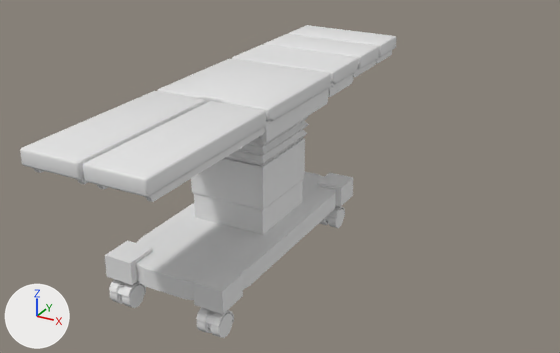
The FBX model FleshBois/Assets/Art_Assets/Meshes/SM_OperationTable.fbx as it was, and as the next commit left it.
One viewpoint serves both versions: a 50 mm lens placed at (1.72, -2.79, 1.84), pointed at (0.12, 0.12, 0.38). The axes (+X, +Y, +Z) are drawn at lower left. The lights are the same throughout.

Objects in the first picture: 'CasterWheel01', 'CasterWheel02', 'Op_Table-Leg1', 'Op_Table-Leg2', 'Op_Table-Main', 'Op_Table-Torso1', 'Op_Table-Torso2', 'Op_Table-Torso3'.
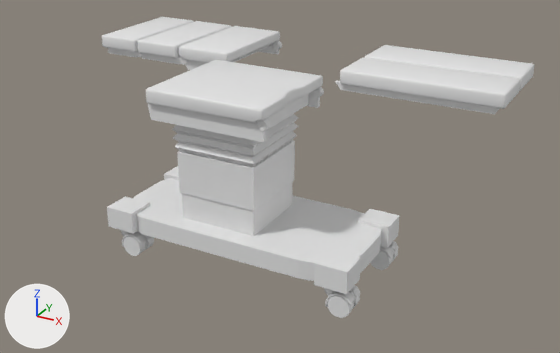
The change in detail:
In object 'Op_Table-Leg2' (ob_op_table_leg2), parent is no longer ob_op_table_main.
Object 'Op_Table-Leg2' (ob_op_table_leg2) moves from (14.21, 77.75, 24.19) to (0.255, 0.803, 0.777).
Object 'Op_Table-Leg2' (ob_op_table_leg2) turns from (0, 0, 0) to (90, 0, 90) degrees about x, y and z.
Object 'Op_Table-Leg2' (ob_op_table_leg2) is rescaled from (1.0, 1.0, 1.0) to (0.01, 0.01, 0.01).
Object 'Op_Table-Main' (ob_op_table_main) turns from (90, 0, 0) to (90, 0, 90) degrees about x, y and z.
In object 'Op_Table-Torso1' (ob_op_table_torso1), parent is no longer ob_op_table_main.
Object 'Op_Table-Torso1' (ob_op_table_torso1) moves from (0.0, 77.77, -34.71) to (-0.334, 0.661, 0.778).
Object 'Op_Table-Torso1' (ob_op_table_torso1) turns from (0, 0, 0) to (90, 0, 90) degrees about x, y and z.
Object 'Op_Table-Torso1' (ob_op_table_torso1) is rescaled from (1.0, 1.0, 1.0) to (0.01, 0.01, 0.01).
Object 'CasterWheel01' (ob_casterwheel01) turns from (0, -90, 0) to (0, 0, 0) degrees about x, y and z.
Object 'CasterWheel01' (ob_casterwheel01) moves from (-22.4, 14.01, 54.6) to (54.6, 14.01, 22.4).
Object 'CasterWheel03' (ob_casterwheel03) moves from (-22.4, 14.01, -53.43) to (-53.43, 14.01, 22.4).
In object 'Op_Table-Leg1' (ob_op_table_leg1), parent is no longer ob_op_table_main.
Object 'Op_Table-Leg1' (ob_op_table_leg1) moves from (-14.21, 77.75, 24.19) to (0.255, 0.519, 0.777).
Object 'Op_Table-Leg1' (ob_op_table_leg1) turns from (0, 0, 0) to (90, 0, 90) degrees about x, y and z.
Object 'Op_Table-Leg1' (ob_op_table_leg1) is rescaled from (1.0, 1.0, 1.0) to (0.01, 0.01, 0.01).
Object 'CasterWheel02' (ob_casterwheel02) turns from (0, -90, 0) to (0, 0, 0) degrees about x, y and z.
Object 'CasterWheel02' (ob_casterwheel02) moves from (22.16, 14.01, 54.6) to (54.6, 14.01, -22.16).

Where the change shows, as pixel boxes (x1, y1, x2, y2) in the pictures (560 x 353 px):
'Op_Table-Main', turned
    before: (105, 59, 353, 314)
    after: (107, 60, 400, 294)
'Op_Table-Leg1', moved, turned, rescaled
    before: (20, 91, 206, 184)
    after: (335, 58, 520, 114)
'Op_Table-Leg2', moved, turned, rescaled
    before: (83, 101, 266, 202)
    after: (365, 45, 534, 91)
'Op_Table-Torso1', moved, turned, rescaled
    before: (232, 45, 359, 97)
    after: (179, 26, 282, 70)
'Op_Table-Torso2', moved, turned, rescaled
    before: (264, 34, 379, 77)
    after: (137, 21, 232, 64)
'Op_Table-Torso3', moved, turned, rescaled
    before: (288, 25, 397, 63)
    after: (102, 17, 194, 58)
'CasterWheel01', moved, turned
    before: (109, 279, 146, 308)
    after: (324, 285, 360, 318)
'CasterWheel02', moved, turned
    before: (196, 307, 234, 338)
    after: (370, 241, 399, 270)
'CasterWheel03', moved, turned (not visible before)
    after: (121, 230, 154, 256)
'CasterWheel04', turned (not visible afterwards)
    before: (319, 206, 345, 228)
